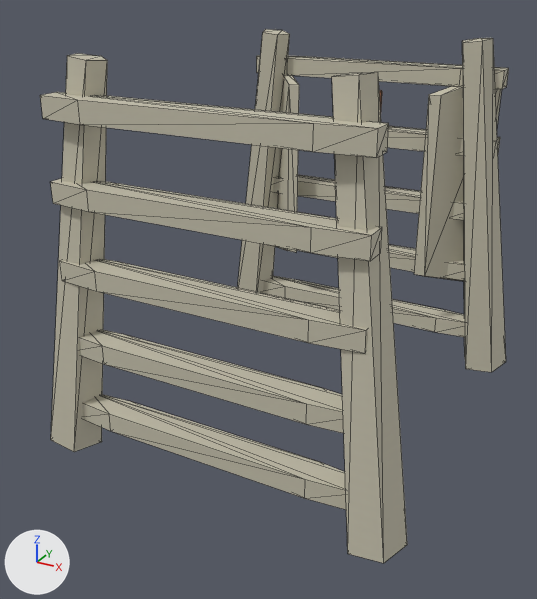
The glTF model godot/biomes/expansion/art/crown-ceramic-lightwell-1.glb as it was, and as the next commit left it.
Rendered twice from a 50 mm lens placed at (0.747, -1.519, 1.058), pointed at (-0.042, -0.084, 0.34). The lights are fixed; the arrows at lower left show +X, +Y and +Z. The picture after the commit comes second. Mesh edges are drawn as thin lines. Vertices at exactly the same position are counted once.

Before the edit, the objects in view are built like this:
```python
me_ceramic_pilaster__0_38__0_002 = bpy.data.meshes.new('ceramic-pilaster--0.38--0.002')
me_ceramic_pilaster__0_38__0_002.from_pydata(...)  # 232 vertices, 396 faces; spans x -0.439..0.439, y -0.47..0.482, z 0.032..0.915
# faces by material slot: [368, 28]
me_ceramic_pilaster__0_38__0_002.materials.append(mat_biome4_ceramic)  # picture img_mothlocal_biome4_ceramic
me_ceramic_pilaster__0_38__0_002.materials.append(mat_biome4_copper)
ob_crown_ceramic_lightwell_lod1 = bpy.data.objects.new('crown-ceramic-lightwell_LOD1', me_ceramic_pilaster__0_38__0_002)
ob_crown_ceramic_lightwell_lod1.location = (0.0, 0.0, 0.0)
```
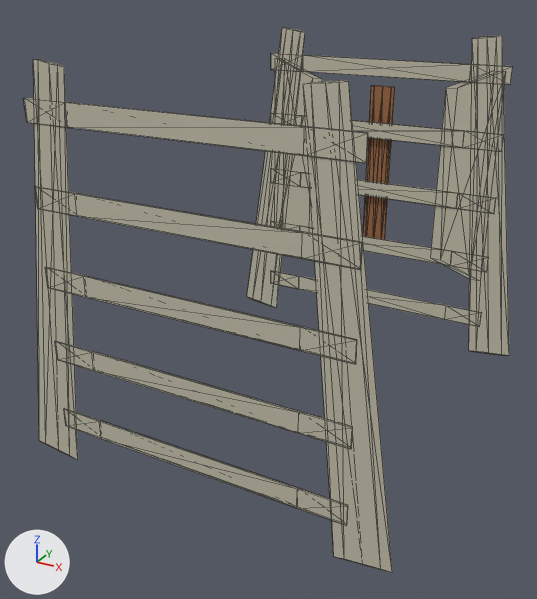
Boxes (x1, y1, x2, y2) around the edits, measured in the pictures (537 x 599 px; the box of a moved part takes in the faces that stretch with it):
'crown-ceramic-lightwell_LOD1', reshaped: before (40, 29, 509, 563); after (24, 27, 513, 572)
part 1 of me_ceramic_pilaster__0_38__0_002, moved or reshaped: before (237, 29, 290, 293); after (247, 27, 305, 308)
part 2 of me_ceramic_pilaster__0_38__0_002, moved or reshaped: before (462, 38, 506, 372); after (469, 35, 509, 355)
part 3 of me_ceramic_pilaster__0_38__0_002, moved or reshaped: before (263, 276, 465, 337); after (271, 271, 481, 327)
part 4 of me_ceramic_pilaster__0_38__0_002, moved or reshaped: before (297, 244, 465, 280); after (271, 221, 488, 272)
part 5 of me_ceramic_pilaster__0_38__0_002, moved or reshaped: before (273, 175, 464, 220); after (271, 168, 496, 214)
part 6 of me_ceramic_pilaster__0_38__0_002, moved or reshaped: before (387, 126, 500, 155); after (271, 112, 504, 152)
part 7 of me_ceramic_pilaster__0_38__0_002, moved or reshaped: before (257, 55, 509, 89); after (271, 53, 513, 85)
part 8 of me_ceramic_pilaster__0_38__0_002, moved or reshaped: before (51, 53, 107, 452); after (33, 59, 78, 460)
part 9 of me_ceramic_pilaster__0_38__0_002, moved or reshaped: before (332, 72, 407, 563); after (303, 80, 392, 572)
part 10 of me_ceramic_pilaster__0_38__0_002, moved or reshaped: before (83, 394, 346, 510); after (69, 411, 340, 523)
part 11 of me_ceramic_pilaster__0_38__0_002, moved or reshaped: before (79, 330, 344, 433); after (56, 342, 351, 446)
part 12 of me_ceramic_pilaster__0_38__0_002, moved or reshaped: before (60, 259, 367, 354); after (45, 267, 357, 364)
part 13 of me_ceramic_pilaster__0_38__0_002, moved or reshaped: before (51, 178, 382, 261); after (35, 186, 362, 270)
part 14 of me_ceramic_pilaster__0_38__0_002, moved or reshaped: before (40, 92, 389, 158); after (24, 98, 368, 163)
part 15 of me_ceramic_pilaster__0_38__0_002, moved or reshaped: before (275, 74, 299, 252); after (275, 58, 322, 229)
part 16 of me_ceramic_pilaster__0_38__0_002, moved or reshaped: before (414, 85, 502, 281); after (431, 71, 506, 280)
part 17 of me_ceramic_pilaster__0_38__0_002, moved or reshaped (mostly hidden before): before (379, 90, 382, 112); after (363, 85, 395, 240)

The change, as a list of edits to the scene's bpy script:
```text
Change me_ceramic_pilaster__0_38__0_002:
    remove me_ceramic_pilaster__0_38__0_002.from_pydata(...)  # 232 vertices, 396 faces; spans x -0.439..0.439, y -0.47..0.482, z 0.032..0.915
    add me_ceramic_pilaster__0_38__0_002.from_pydata(...)  # 232 vertices, 396 faces; spans x -0.439..0.439, y -0.486..0.498, z 0.032..0.915
    me_ceramic_pilaster__0_38__0_002 part 1: the loose piece of 10 vertices spanning x -0.439..-0.237, y 0.346..0.482, z 0.033..0.915 is scaled about its middle by (1, -0.0295, 1), then moved by (0.0, 0.07, 0.0)
    me_ceramic_pilaster__0_38__0_002 part 2: the loose piece of 10 vertices spanning x 0.237..0.439, y 0.346..0.482, z 0.033..0.915 is scaled about its middle by (1, -0.0295, 1), then moved by (0.0, 0.07, 0.0)
    me_ceramic_pilaster__0_38__0_002 part 3: the loose piece of 16 vertices spanning x -0.345..0.345, y 0.387..0.452, z 0.117..0.162 is scaled about its middle by (1, -0.06, 1), then moved by (0.0, 0.064, 0.0)
    me_ceramic_pilaster__0_38__0_002 part 4: the loose piece of 16 vertices spanning x -0.345..0.345, y 0.387..0.452, z 0.287..0.333 is scaled about its middle by (1, -0.06, 1), then moved by (0.0, 0.064, 0.0)
    me_ceramic_pilaster__0_38__0_002 part 5: the loose piece of 16 vertices spanning x -0.345..0.345, y 0.387..0.452, z 0.458..0.502 is scaled about its middle by (1, -0.06, 1), then moved by (0.0, 0.064, 0.0)
    me_ceramic_pilaster__0_38__0_002 part 6: the loose piece of 16 vertices spanning x -0.345..0.345, y 0.387..0.452, z 0.627..0.673 is scaled about its middle by (1, -0.06, 1), then moved by (0.0, 0.064, 0.0)
    me_ceramic_pilaster__0_38__0_002 part 7: the loose piece of 16 vertices spanning x -0.345..0.345, y 0.387..0.452, z 0.798..0.842 is scaled about its middle by (1, -0.06, 1), then moved by (0.0, 0.064, 0.0)
    me_ceramic_pilaster__0_38__0_002 part 8: the loose piece of 10 vertices spanning x -0.439..-0.237, y -0.47..-0.339, z 0.032..0.914 is scaled about its middle by (1, 0.0305, 1), then moved by (0.0, -0.079, 0.0)
    me_ceramic_pilaster__0_38__0_002 part 9: the loose piece of 10 vertices spanning x 0.237..0.439, y -0.47..-0.339, z 0.032..0.914 is scaled about its middle by (1, 0.0305, 1), then moved by (0.0, -0.079, 0.0)
    me_ceramic_pilaster__0_38__0_002 part 10: the loose piece of 16 vertices spanning x -0.345..0.345, y -0.452..-0.387, z 0.117..0.162 is scaled about its middle by (1, 0.06, 1), then moved by (0.0, -0.064, 0.0)
    me_ceramic_pilaster__0_38__0_002 part 11: the loose piece of 16 vertices spanning x -0.345..0.345, y -0.452..-0.387, z 0.287..0.333 is scaled about its middle by (1, 0.06, 1), then moved by (0.0, -0.064, 0.0)
    me_ceramic_pilaster__0_38__0_002 part 12: the loose piece of 16 vertices spanning x -0.345..0.345, y -0.452..-0.387, z 0.458..0.502 is scaled about its middle by (1, 0.06, 1), then moved by (0.0, -0.064, 0.0)
    me_ceramic_pilaster__0_38__0_002 part 13: the loose piece of 16 vertices spanning x -0.345..0.345, y -0.452..-0.387, z 0.627..0.673 is scaled about its middle by (1, 0.06, 1), then moved by (0.0, -0.064, 0.0)
    me_ceramic_pilaster__0_38__0_002 part 14: the loose piece of 16 vertices spanning x -0.345..0.345, y -0.452..-0.387, z 0.798..0.842 is scaled about its middle by (1, 0.06, 1), then moved by (0.0, -0.064, 0.0)
    me_ceramic_pilaster__0_38__0_002 part 15: the loose piece of 8 vertices spanning x -0.33..-0.18, y 0.34..0.46, z 0.26..0.83 is scaled about its middle by (1, -0.0333, 1), then moved by (0.0, 0.084, 0.0)
    me_ceramic_pilaster__0_38__0_002 part 16: the loose piece of 8 vertices spanning x 0.18..0.33, y 0.34..0.46, z 0.26..0.83 is scaled about its middle by (1, -0.0333, 1), then moved by (0.0, 0.084, 0.0)
    me_ceramic_pilaster__0_38__0_002 part 17: the loose piece of 16 vertices spanning x -0.035..0.035, y 0.365..0.435, z 0.3..0.77 is scaled about its middle by (1, -0.0429, 1), then moved by (0.0, 0.097, 0.0)
```
